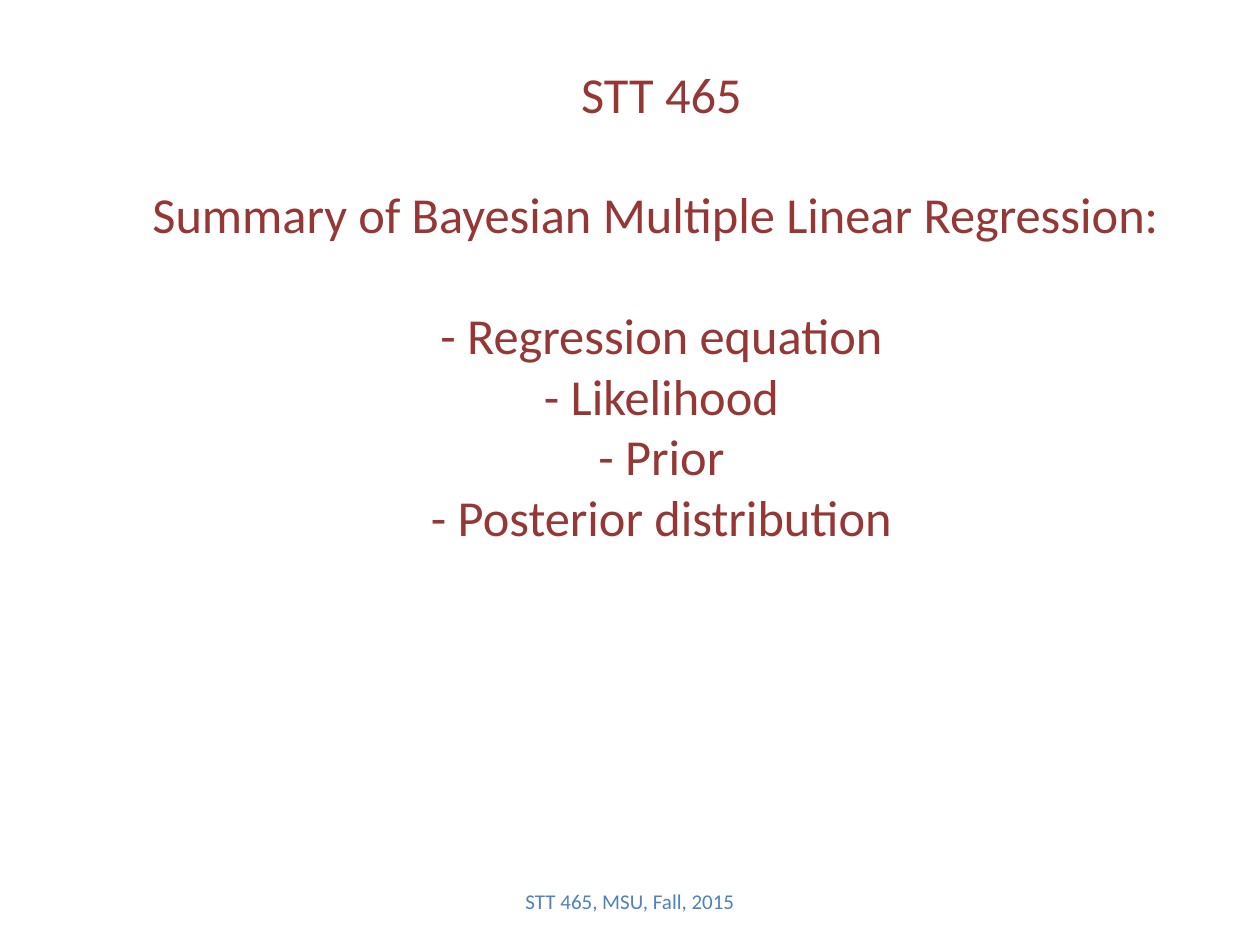
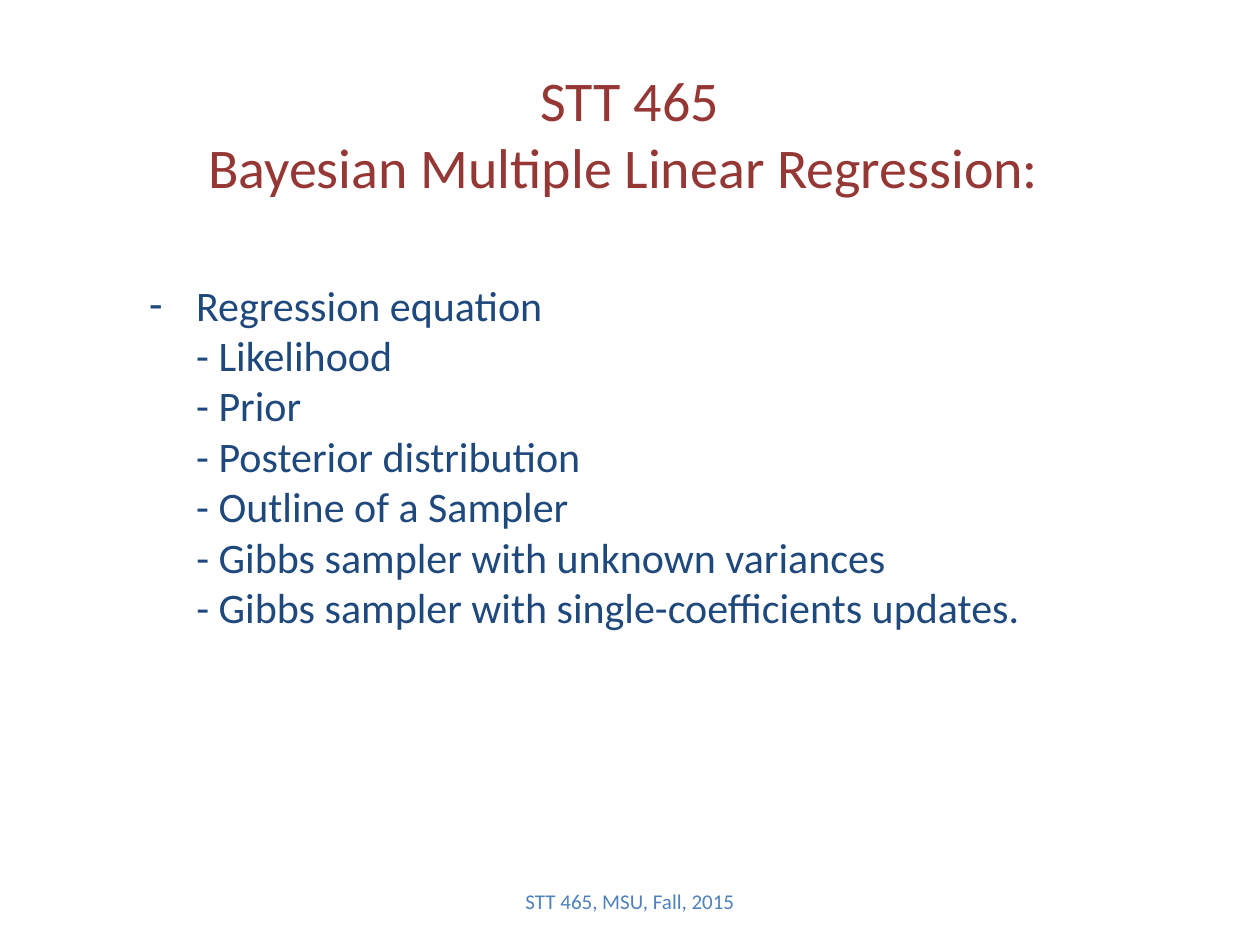
Before and after one commit to Boukos/STT465, a slide deck: slide 1 of STT465_11.pptx. Drawn at 1260x945 pixels with LibreOffice and Linux fonts; fonts in the diff are those of the drawing. Boxes give left, top, right and bottom in pixels: in the first picture for what was removed or moved away, otherwise in the second. Text is boxed around its words. In the diff, an @@ line names an element or a change of style, - is before the commit and + after.

```diff
--- a/STT465_11.pptx
+++ b/STT465_11.pptx
@@ title at (x1=208, y1=83, x2=1038, y2=198): text changed; size 28.8 to 32 pt @@
-STT 465
-Summary of Bayesian Multiple Linear Regression:
-- Regression equation
-- Likelihood
-- Prior
-- Posterior distribution
+STT 465
+Bayesian Multiple Linear Regression:
@@ text added at (x1=196, y1=292, x2=1019, y2=631), 24 pt, text #1F497D @@
+– Regression equation
+  - Likelihood
+  - Prior
+  - Posterior distribution
+  - Outline of a Sampler
+- Gibbs sampler with unknown variances
+- Gibbs sampler with single-coefficients updates.
```
Also in this commit, not shown: 2 slides added, 2 other files.
